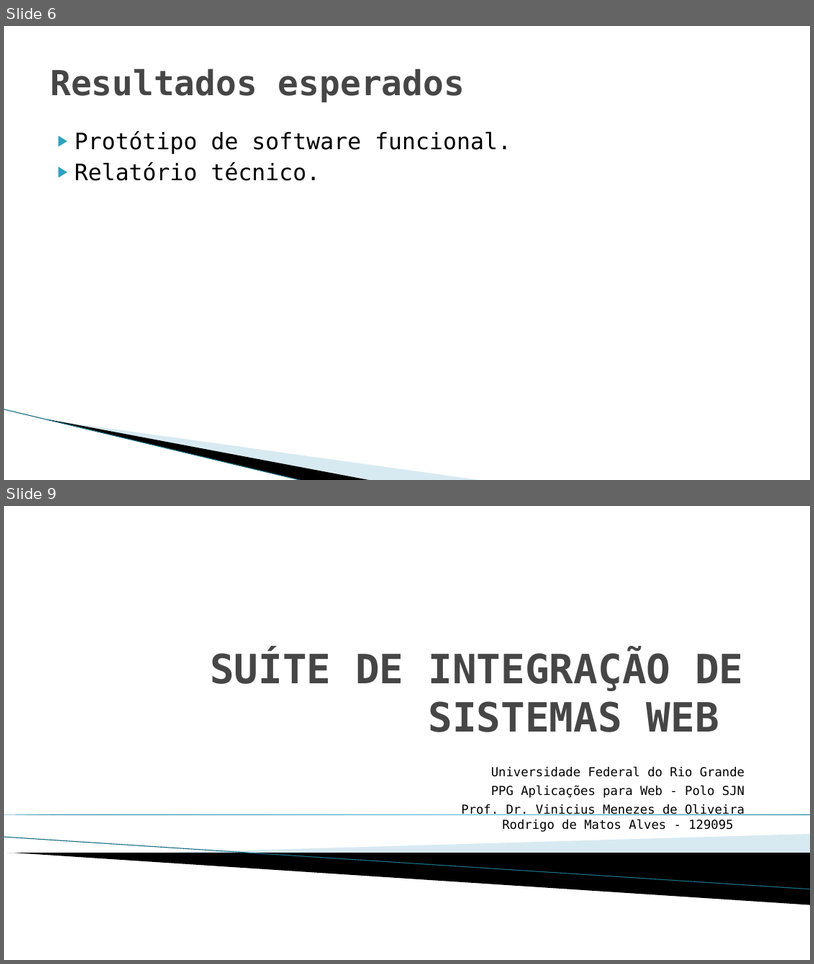
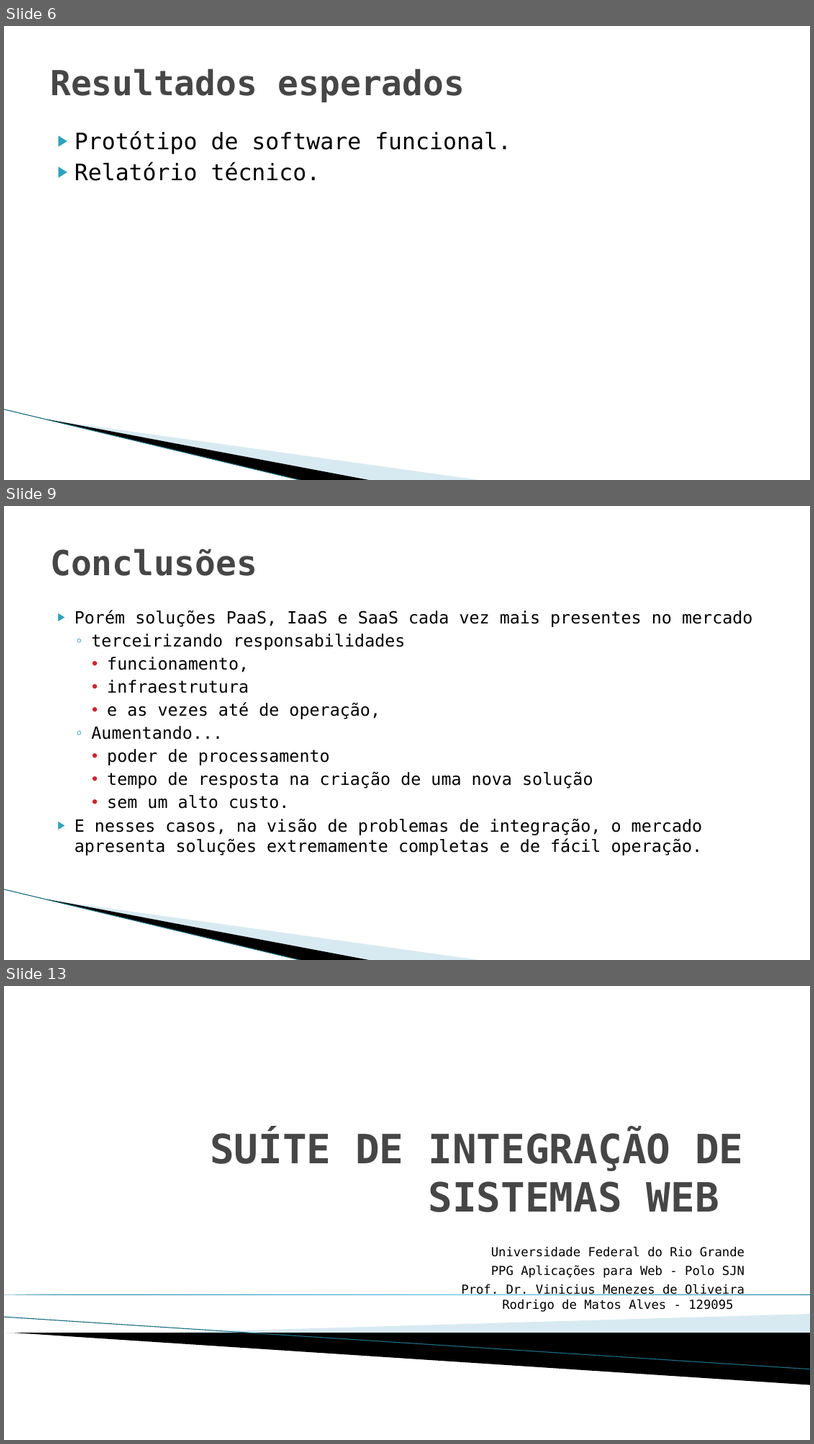
Before and after one commit to rodrigodmalves/integraFacil, a slide deck: artigo/Alves, Rodrigo - SUÍTE DE INTEGRAÇÃO DE SISTEMAS WEB.pptx. Shown one above the other, each under a label of ours: slides 6 and 9 before the commit, slides 6, 9 and 13 after it; the slides between them are not shown. The pictures are 814x964 and 814x1444 pixels, drawn with LibreOffice and Linux fonts; fonts in the diff are those of the drawing; background and template pictures are left out. Boxes give left, top, right and bottom in pixels: in the first picture for what was removed or moved away, otherwise in the second. Text is boxed around its words. In the diff, an @@ line names an element or a change of style, - is before the commit and + after.

```diff
--- a/artigo/Alves, Rodrigo - SUÍTE DE INTEGRAÇÃO DE SISTEMAS WEB.pptx
+++ b/artigo/Alves, Rodrigo - SUÍTE DE INTEGRAÇÃO DE SISTEMAS WEB.pptx
@@ slide 9 added at box(4, 506, 810, 960), background #FFFFFF; not listed: 3 template elements that a slide beside it also shows @@
@@ title added at box(50, 548, 257, 576), 41 pt, text #464646, bold @@
+Conclusões
@@ text added at box(75, 610, 753, 855), 20 pt, text #000000 @@
+▶ Porém soluções PaaS, IaaS e SaaS cada vez mais presentes no mercado
+  ◦ terceirizando responsabilidades
+    • funcionamento,
+    • infraestrutura
+    • e as vezes até de operação,
+  ◦ Aumentando...
+    • poder de processamento
+    • tempo de resposta na criação de uma nova solução
+    • sem um alto custo.
+▶ E nesses casos, na visão de problemas de integração, o mercado apresenta soluções extremamente completas e de fácil operação.
@@ what was slide 9 is now slide 13 @@
```
Also in this commit, not shown: 2 slides changed, 3 other slides added, 6 other files.
